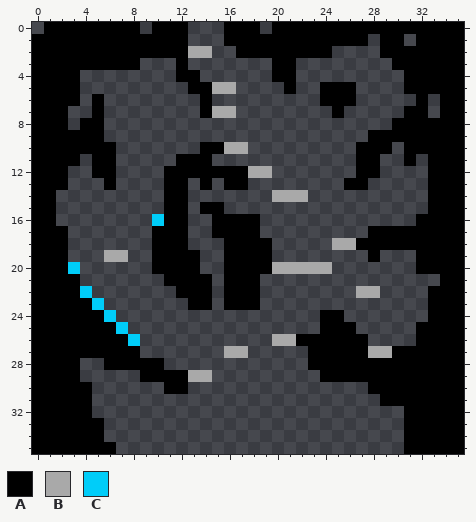
Two versions of one pixel-art sprite, AridArnold/Content/Campaigns/MainCampaign/Hub/0802.png. Above: the version before the commit.
The file is 36x36 pixels.
Palette (. is transparent): A #000000  B #a9a9a9  C #00cdf9
Pixels before, first column x 0:
 0 .AAAAAAAA.AAA...AAA.AAAAAAAAAAAAAAAA
 1 AAAAAAAAAAAAA...AAAAAAAAAAAA.AA.AAAA
 2 AAAAAAAAAAAAABB..AAAAAAAA....AAAAAAA
 3 AAAAAAAAA...A.......AA........AAAAAA
 4 AAAA........AA......AA.........AAAAA
 5 AAAA.........AABB....A..AAA....AAAAA
 6 AAAA.A........A.........AAA.....A.AA
 7 AAA..A........ABB........A.....AA.AA
 8 AAA.AA........................AAAAAA
 9 AAAAAA......................AAAAAAAA
10 AAAAAAA.......AABB.........AAA.AAAAA
11 AAAA.AA.....AAA............AA..A.AAA
12 AAA..AA....AAAAAAABB.......AA....AAA
13 AAA...A....AA.A.AA........AA.....AAA
14 AA.........AA.......BBB..........AAA
15 AA.........AA.AA.................AAA
16 AA........CAA..AAAA.............AAAA
17 AAA.......AAA..AAAA.........AAAAAAAA
18 AAA.......AAA...AAAA.....BBAAAAAAAAA
19 AAA...BB..AAAA..AAAA........A...AAAA
20 AAAC......AAAA..AAAABBBBB.......AAAA
21 AAAA.......AAAA.AAA...............AA
22 AAAAC.......AAA.AAA........BB....AAA
23 AAAAAC.......AA.AAA..............AAA
24 AAAAAAC.................AA.......AAA
25 AAAAAAAC................AAA.....AAAA
26 AAAAAAAAC...........BBAAAAAA....AAAA
27 AAAAAAAAA.......BB.....AAAAABBAAAAAA
28 AAAA..AAAAA............AAAAAAAAAAAAA
29 AAAA.....AAAABB.........AAAAAAAAAAAA
30 AAAAA......AA...............AAAAAAAA
31 AAAAA........................AAAAAAA
32 AAAAA..........................AAAAA
33 AAAAAA.........................AAAAA
34 AAAAAA.........................AAAAA
35 AAAAAAA........................AAAAA
Once edited:
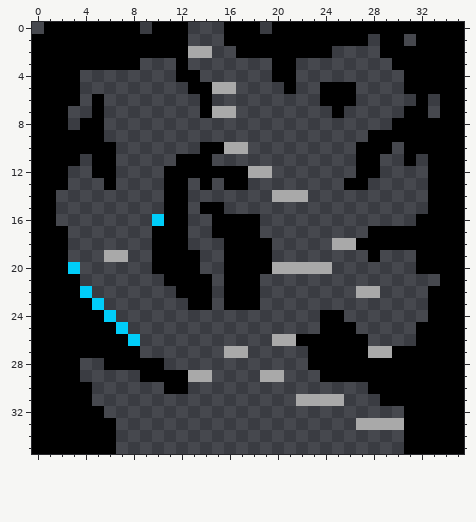
Diff:
Changed rows in their new state; - is an unchanged pixel.
first column x 5:
29 --------------BB----------
31 -----------------BBBB-----
32 A-------------------------
33 -A--------------------BBBB
34 -A------------------------
Pixel boxes of the changes (left, top, right, bottom) in both pictures:
added: (260, 370, 404, 430)
added: (92, 406, 116, 442)
